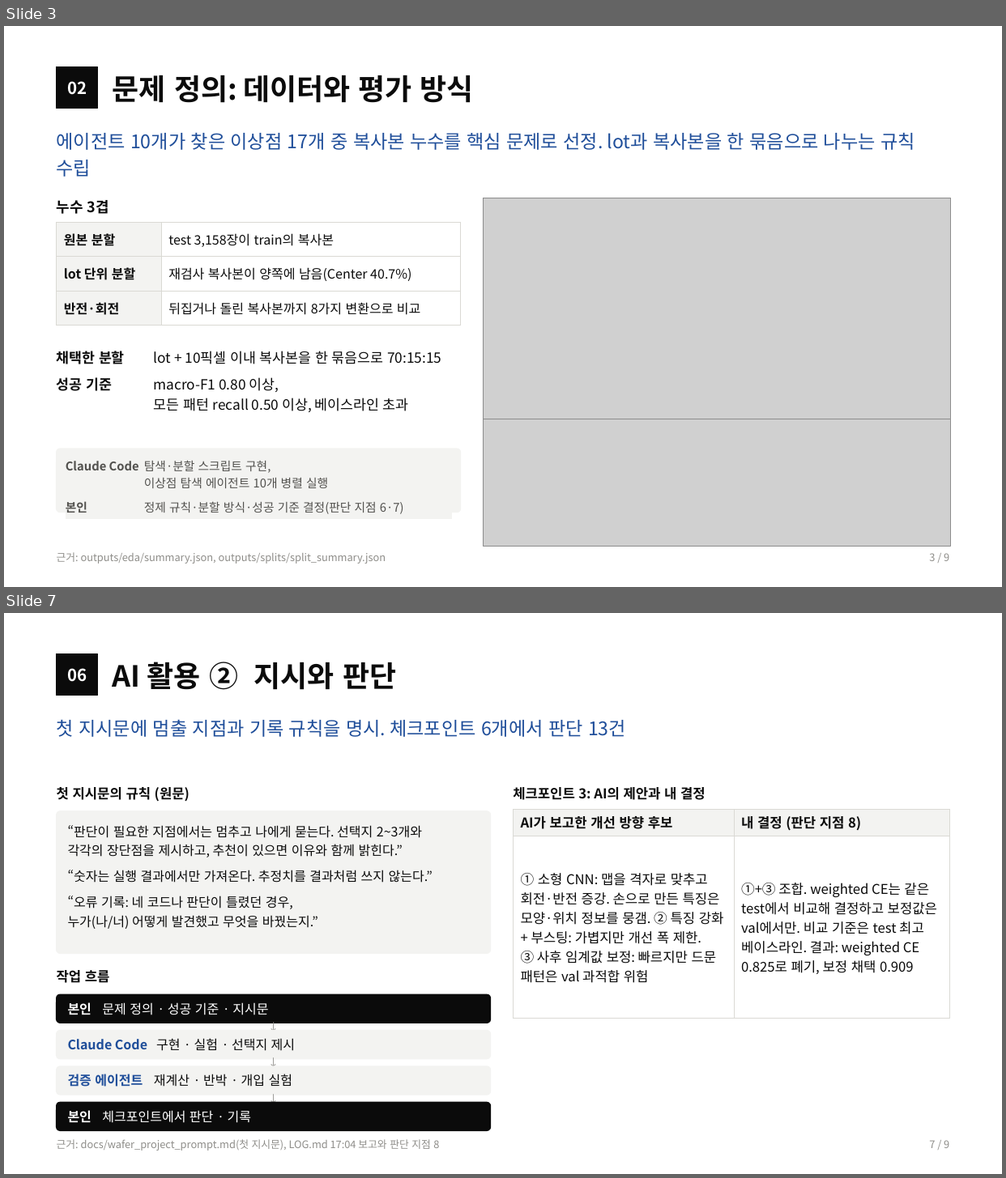
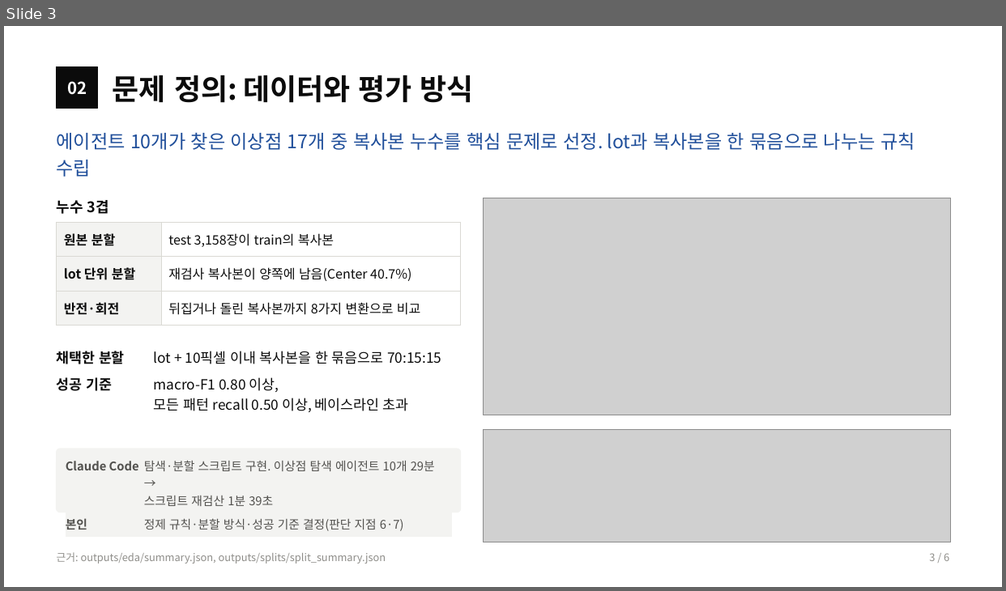
Before and after one commit to sl2ver/wm811k-wafer-defect-classification, a slide deck: portfolio/portfolio.pptx. Shown one above the other, each under a label of ours: slides 3 and 7 before the commit, slide 3 after it; the slides between them are not shown. The pictures are 1006x1178 and 1006x591 pixels, drawn with LibreOffice and Linux fonts; fonts in the diff are those of the drawing; grey boxes stand for pictures. Boxes give left, top, right and bottom in pixels: in the first picture for what was removed or moved away, otherwise in the second. Text is boxed around its words. In the diff, an @@ line names an element or a change of style, - is before the commit and + after.

```diff
--- a/portfolio/portfolio.pptx
+++ b/portfolio/portfolio.pptx
@@ slide 7 removed at <box>4,613,1002,1174</box>, background #FFFFFF @@
@@ rectangle removed at <box>57,654,98,696</box> @@
@@ text removed at <box>67,668,87,682</box> @@
-06
@@ text removed at <box>113,662,396,690</box> @@
-AI 활용 ② 지시와 판단
@@ text removed at <box>57,719,626,737</box> @@
-첫 지시문에 멈출 지점과 기록 규칙을 명시. 체크포인트 6개에서 판단 13건
@@ text removed at <box>57,787,189,802</box> @@
-첫 지시문의 규칙 (원문)
@@ text removed at <box>513,787,705,800</box> @@
-체크포인트 3: AI의 제안과 내 결정
@@ rounded rectangle removed at <box>57,811,491,954</box> @@
@@ text removed at <box>68,825,432,929</box> @@
-“판단이 필요한 지점에서는 멈추고 나에게 묻는다. 선택지 2~3개와
-각각의 장단점을 제시하고, 추천이 있으면 이유와 함께 밝힌다.”
-“숫자는 실행 결과에서만 가져온다. 추정치를 결과처럼 쓰지 않는다.”
-“오류 기록: 네 코드나 판단이 틀렸던 경우,
-누가(나/너) 어떻게 발견했고 무엇을 바꿨는지.”
@@ table removed at <box>513,809,949,986</box>, 2 rows, 2 columns @@
-AI가 보고한 개선 방향 후보 | 내 결정 (판단 지점 8)
-① 소형 CNN: 맵을 격자로 맞추고 회전·반전 증강. 손으로 만든 특징은 모양·위치 정보를 뭉갬. ② 특징 강화 + 부스팅: 가볍지만 개선 폭 제한. ③ 사후 임계값 보정: 빠르지만 드문 패턴은 val 과적합 위험 | ①+③ 조합. weighted CE는 같은 test에서 비교해 결정하고 보정값은 val에서만. 비교 기준은 test 최고 베이스라인. 결과: weighted CE 0.825로 폐기, 보정 채택 0.909
@@ text removed at <box>57,970,110,983</box> @@
-작업 흐름
@@ rounded rectangle removed at <box>57,995,491,1023</box> @@
@@ text removed at <box>68,1003,268,1016</box> @@
-본인 문제 정의 · 성공 기준 · 지시문
@@ text removed at <box>262,1021,285,1033</box> @@
-↓
@@ rounded rectangle removed at <box>57,1031,491,1059</box> @@
@@ text removed at <box>68,1038,295,1051</box> @@
-Claude Code 구현 · 실험 · 선택지 제시
@@ rounded rectangle removed at <box>57,1067,491,1095</box> @@
@@ text removed at <box>68,1074,292,1087</box> @@
-검증 에이전트 재계산 · 반박 · 개입 실험
@@ text removed at <box>262,1057,285,1068</box> @@
-↓
@@ text removed at <box>262,1093,285,1104</box> @@
-↓
@@ rounded rectangle removed at <box>57,1102,491,1131</box> @@
@@ text removed at <box>68,1110,251,1123</box> @@
-본인 체크포인트에서 판단 · 기록
@@ text removed at <box>57,1139,439,1151</box> @@
-근거: docs/wafer_project_prompt.md(첫 지시문), LOG.md 17:04 보고와 판단 지점 8
@@ text removed at <box>929,1140,949,1148</box> @@
-7 / 9
@@ slide 3 changed as well @@
@@ picture: place and size @@
-picture at <box>484,199,951,437</box>
+picture at <box>484,199,951,416</box>
@@ picture: place and size @@
-picture at <box>484,419,951,546</box>
+picture at <box>484,430,951,543</box>
@@ table at <box>66,454,452,535</box> @@
-row 1, column 2: 탐색·분할 스크립트 구현, 이상점 탐색 에이전트 10개 병렬 실행
+row 1, column 2: 탐색·분할 스크립트 구현. 이상점 탐색 에이전트 10개 29분 → 스크립트 재검산 1분 39초
```
Also in this commit, not shown: 4 other slides changed, 2 other slides removed, 18 other files.
